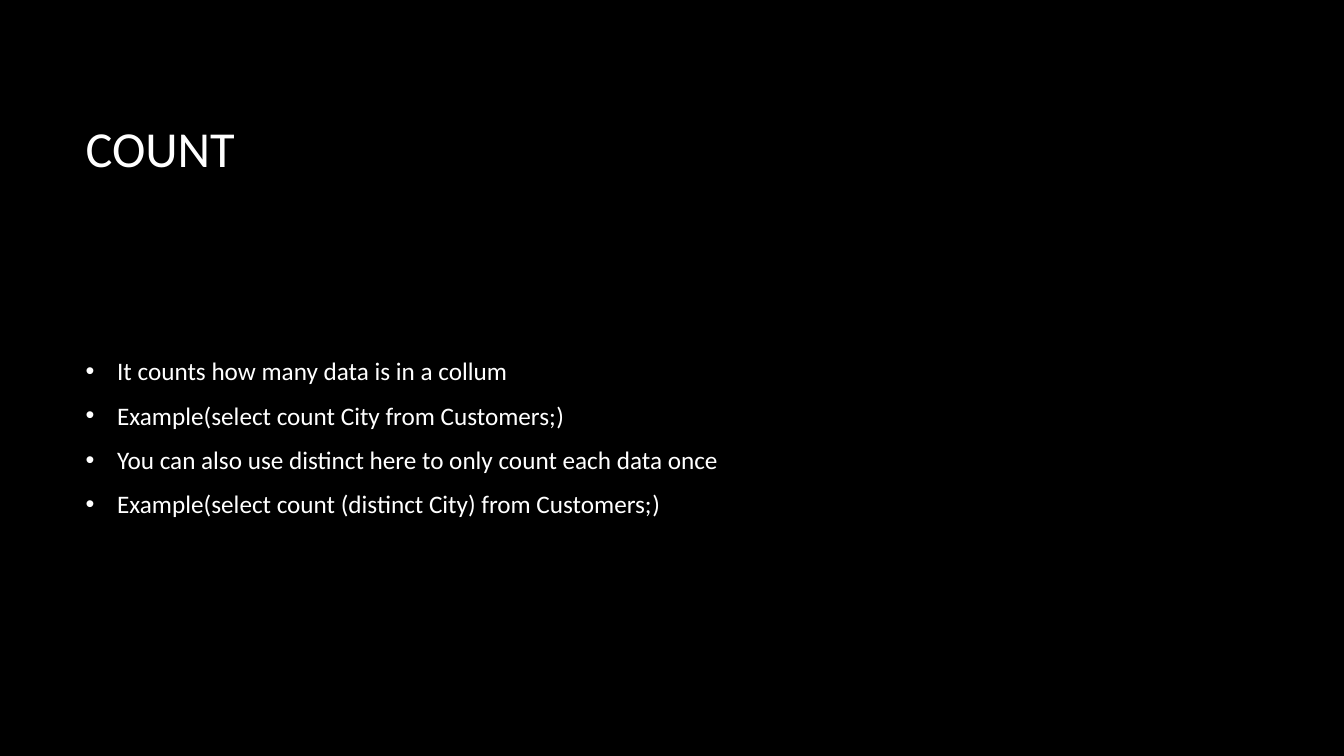
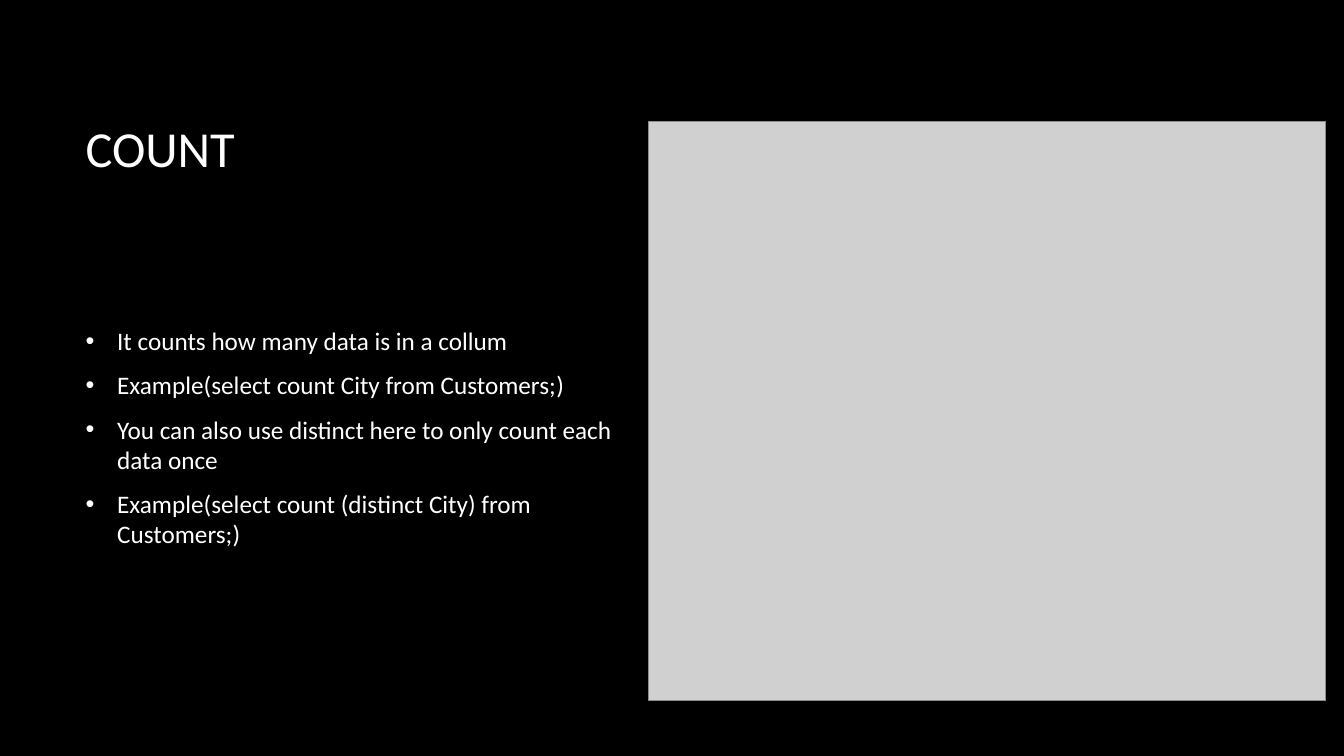
Before and after one commit to HajnalBendeguz1/IKT-01.23, a slide deck: slide 10 of SQL basics.pptx (slide 11 before the commit). Drawn at 1344x756 pixels with LibreOffice and Linux fonts; fonts in the diff are those of the drawing; grey boxes stand for pictures; background and template pictures are left out. Boxes give left, top, right and bottom in pixels: in the first picture for what was removed or moved away, otherwise in the second. Text is boxed around its words. In the diff, an @@ line names an element or a change of style, - is before the commit and + after.

```diff
--- a/SQL basics.pptx
+++ b/SQL basics.pptx
@@ picture added at [648, 122, 1326, 701] @@
@@ text "It counts how many data ..." rewrapped from [117, 362, 718, 517] to [117, 332, 611, 547] @@
```
Also in this commit, not shown: 11 other slides changed, 1 slide removed.
